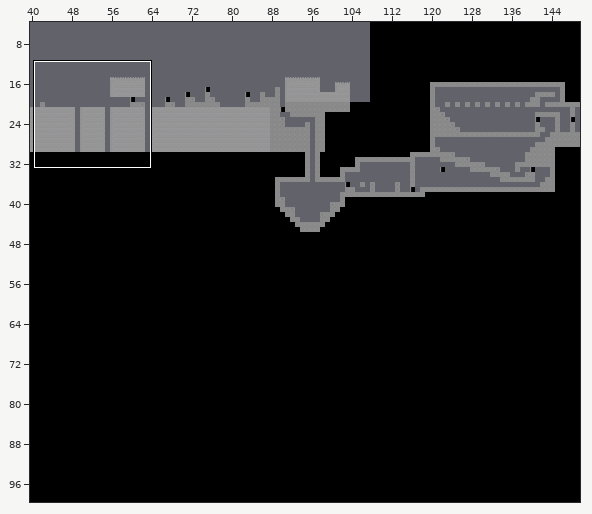
Two versions of a level (Tiled map, map/map05.tmx). Above: a wide view before the commit, with the close-up outlined.
Close-up. As it was:
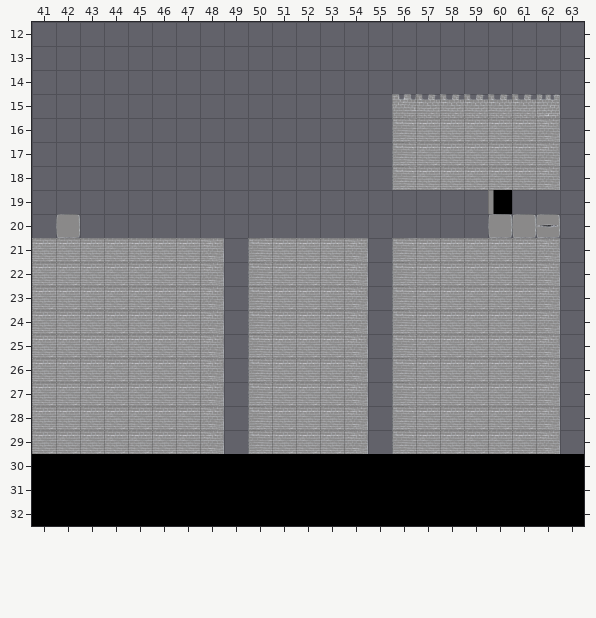
Cells are 70x70 px. Shown: x 41..63, y 12..32. The commit also changed other parts of the map, which this record leaves out.
The result:
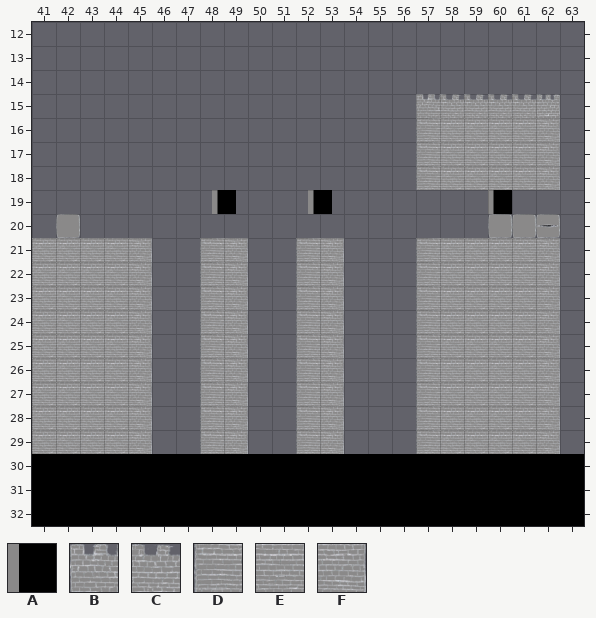
Key: from "colors": A 3; from "wall": B 0, C 1, D 3, E 4, F 5.
_ is an empty cell.
Objects are placed by their top-left corner, in cells (3,4 is the top-left corner of cell 3,4); size is 1x1 cell unless given.
Tiles replaced or removed in this view: B, C, D, E, F.
Changes in this commit:
Changed rows in their new state; . is an unchanged cell.
Layer "Tile Layer 1":
first column x 45:
15 ..........._B
16 ..........._D
17 ..........._D
18 ..........._D
21 F__DF__DF_._D
22 F__DF__DF_._D
23 F__DF__DF_._D
24 F__DF__DF_._D
25 F__DF__DF_._D
26 F__DF__DF_._D
27 F__DF__DF_._D
28 F__DF__DF_._D
29 F__DF__DF_._D
Layer "Checkpoints":
added: A "checkpoint" at 48.5,19
added: A "checkpoint" at 52.5,19
